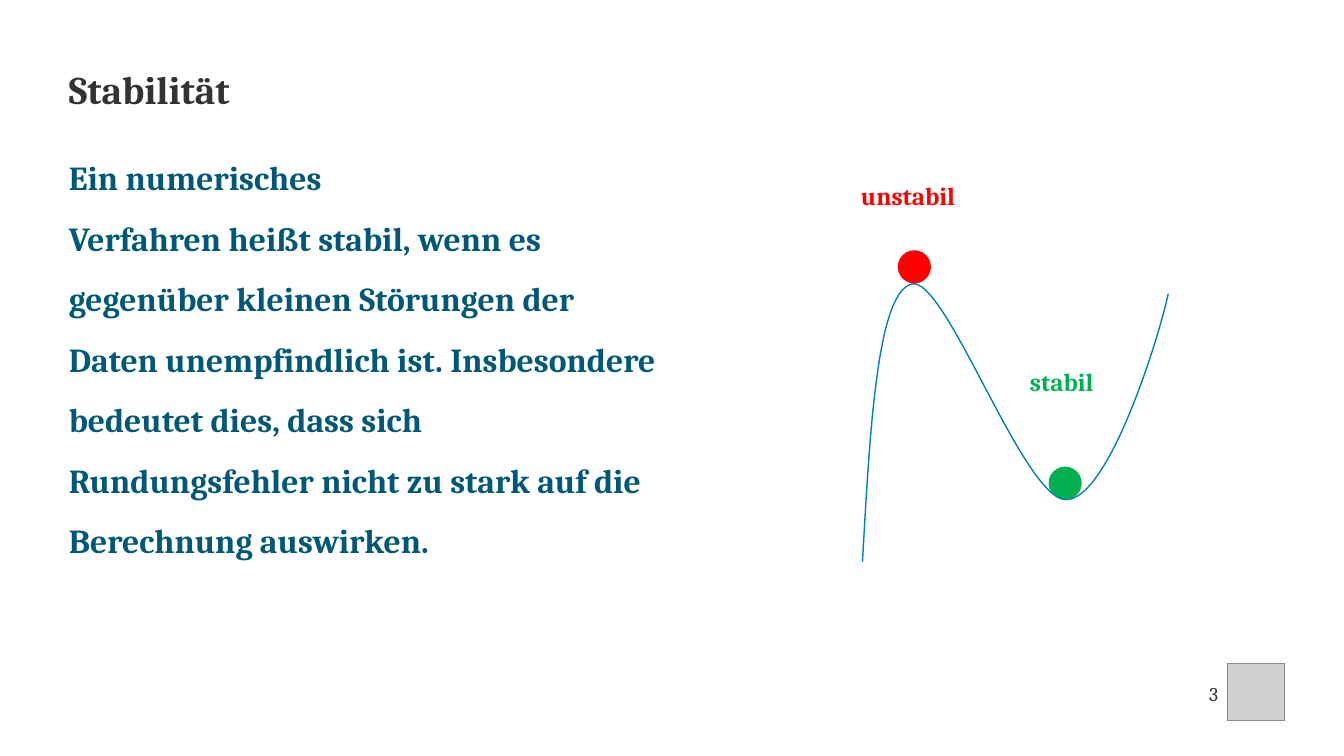
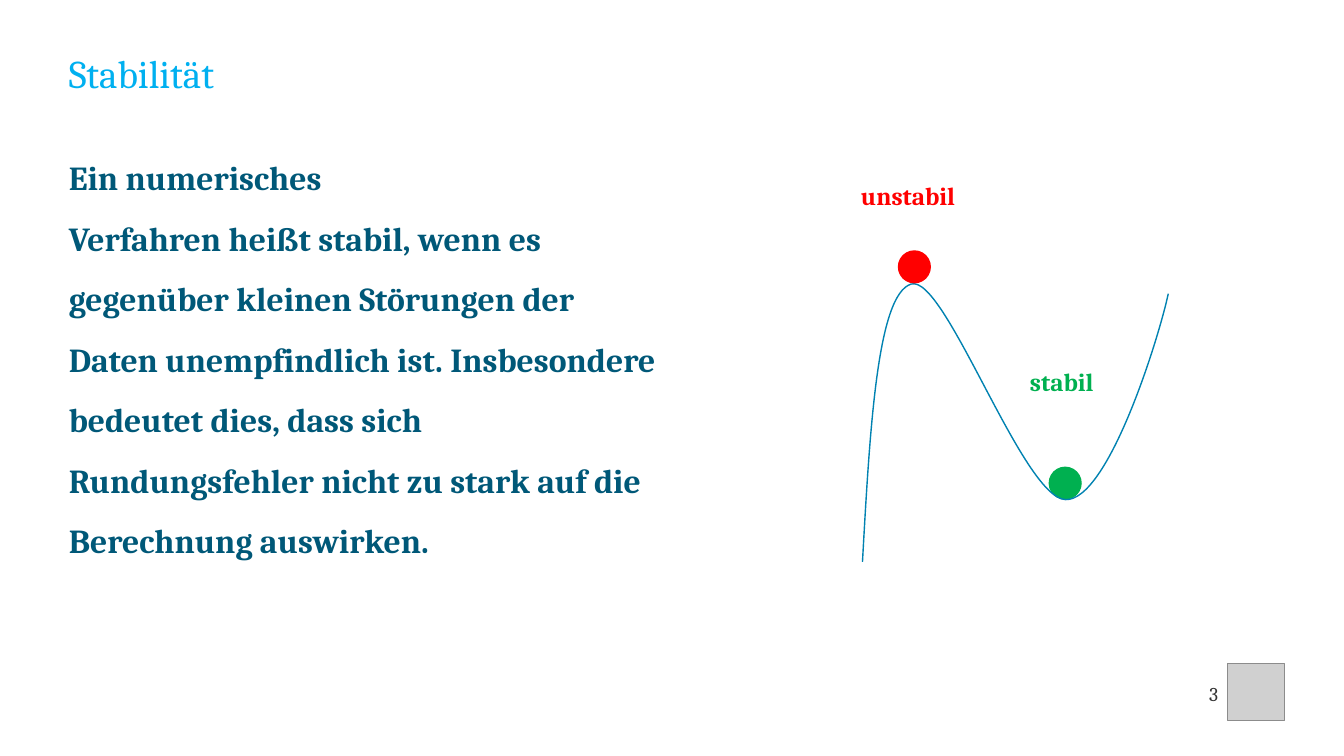
Before and after one commit to mnshabalina/the-shooting-method, a slide deck: slide 3 of Slides.pptx. Drawn at 1344x756 pixels with LibreOffice and Linux fonts; fonts in the diff are those of the drawing; grey boxes stand for pictures; background and template pictures are left out. Boxes give left, top, right and bottom in pixels: in the first picture for what was removed or moved away, otherwise in the second. Text is boxed around its words. In the diff, an @@ line names an element or a change of style, - is before the commit and + after.

```diff
--- a/Slides.pptx
+++ b/Slides.pptx
@@ title "Stabilität" at (69,60,214,89): text colour #333333 to #00B0F0, bold off; indent changed; less space between paragraphs; vertical alignment top to middle @@
```
Also in this commit, not shown: 1 other slide changed, 2 slides added, 3 slides removed.
